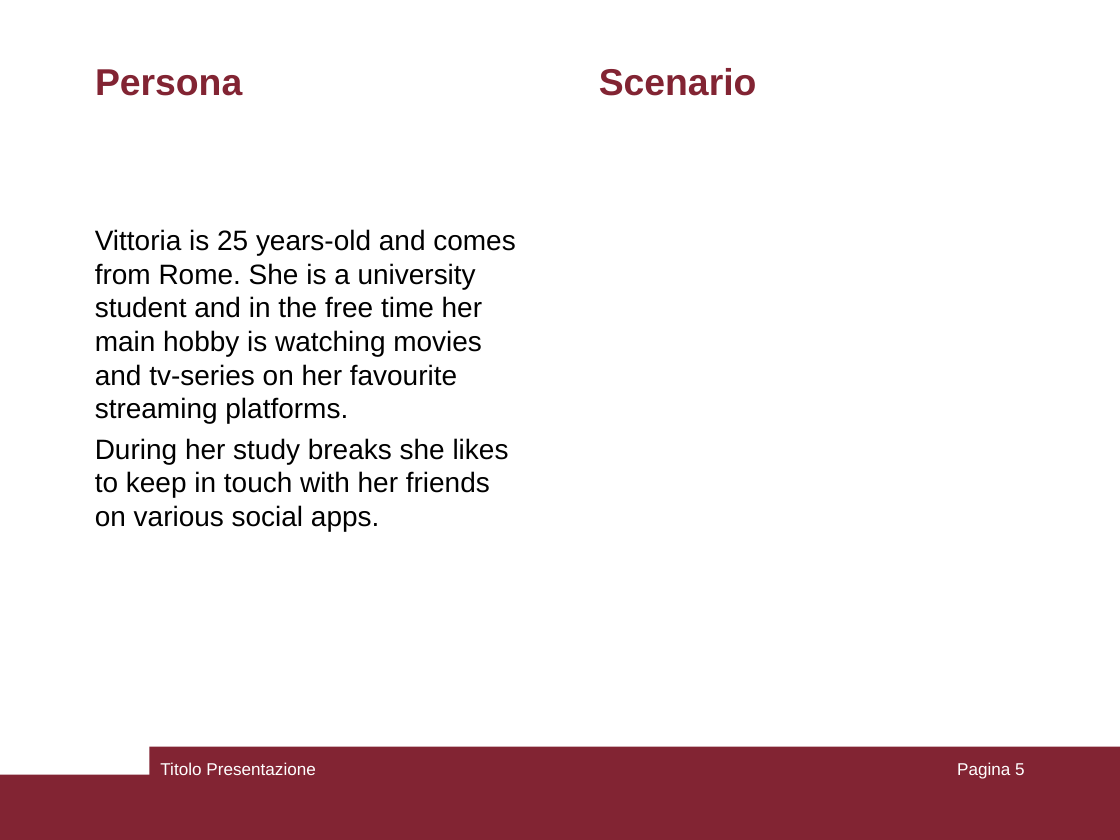
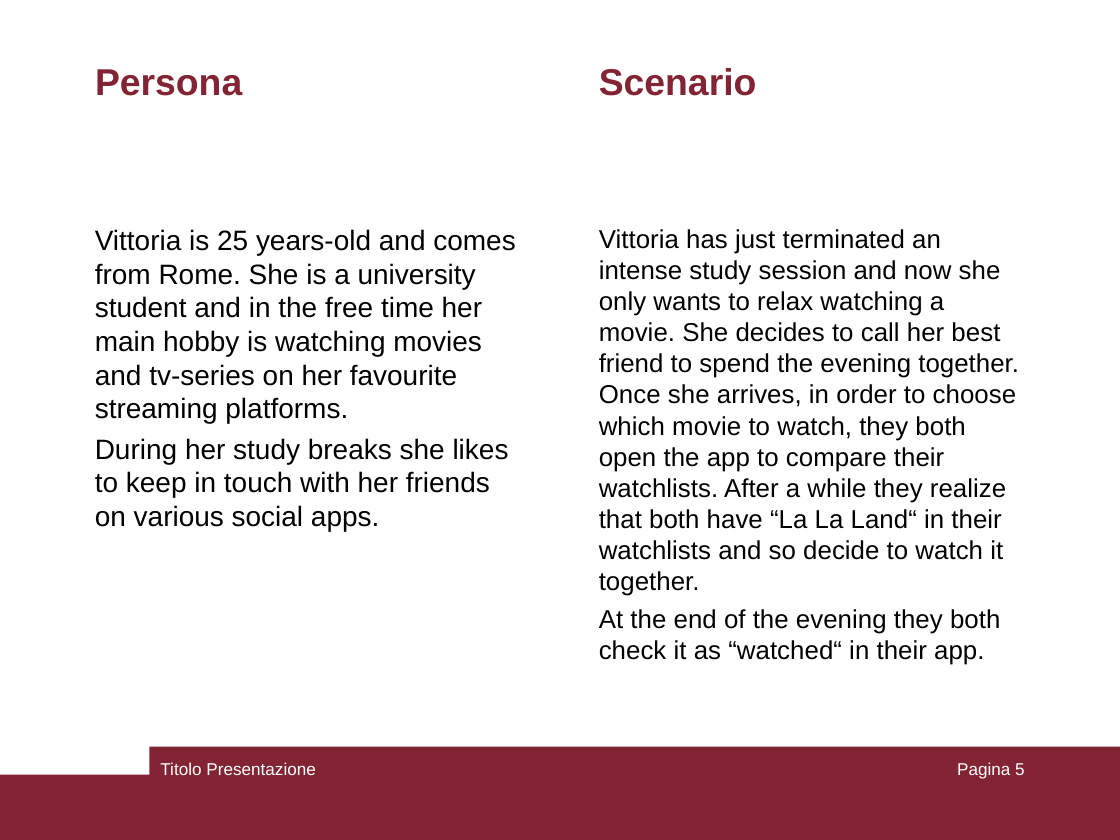
Before and after one commit to mauroficorella/Human-Computer-Interaction, a slide deck: slide 5 of Documentazione/presentazione.ppt. Drawn at 1120x840 pixels with LibreOffice and Linux fonts; fonts in the diff are those of the drawing. Boxes give left, top, right and bottom in pixels: in the first picture for what was removed or moved away, otherwise in the second. Text is boxed around its words. In the diff, an @@ line names an element or a change of style, - is before the commit and + after.

```diff
--- a/Documentazione/presentazione.ppt
+++ b/Documentazione/presentazione.ppt
@@ text added at (x1=599, y1=229, x2=1019, y2=665), 16.6 pt, text #000000 @@
+Vittoria has just terminated an intense study session and now she only wants to relax watching a movie. She decides to call her best friend to spend the evening together. Once she arrives, in order to choose which movie to watch, they both open the app to compare their watchlists. After a while they realize that both have “La La Land“ in their watchlists and so decide to watch it together.
+At the end of the evening they both check it as “watched“ in their app.
```
Also in this commit, not shown: 1 other slide changed, 1 slide added, 1 other file.
